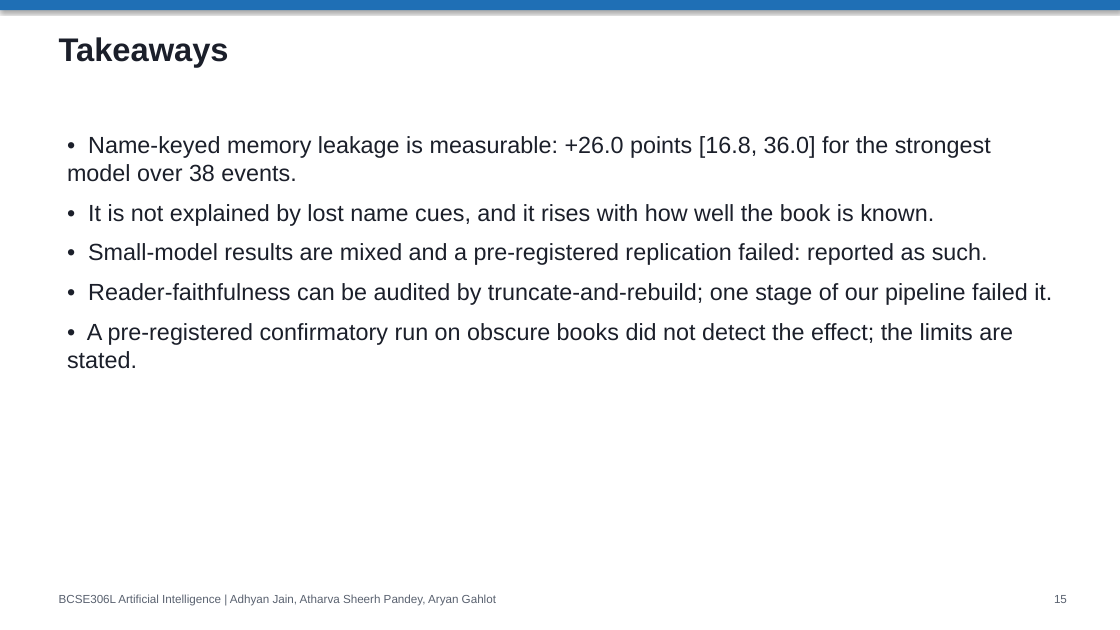
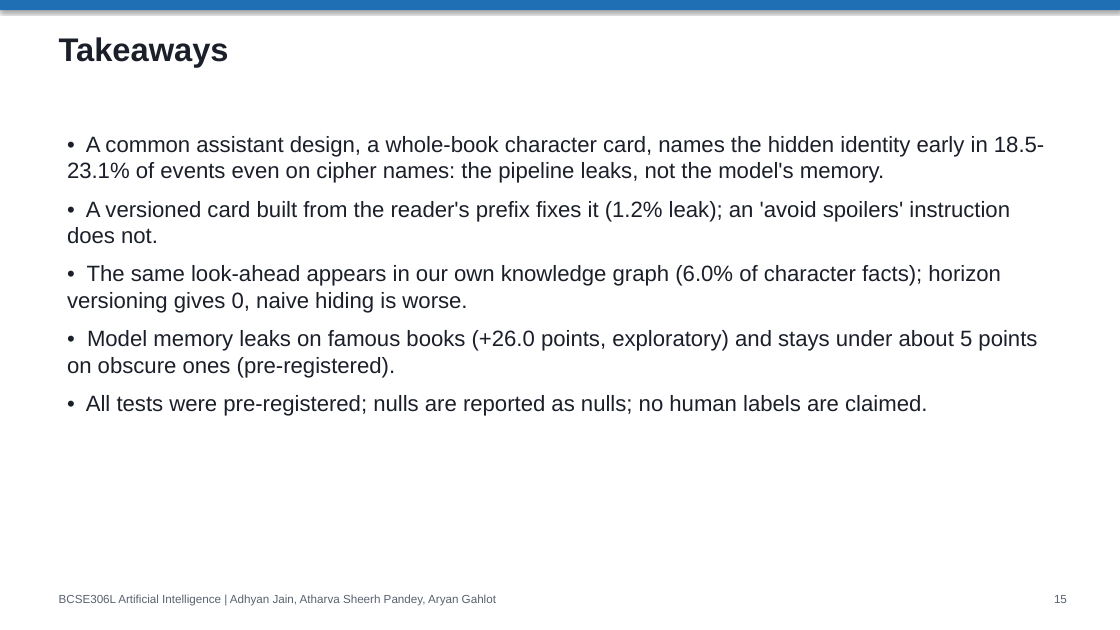
Before and after one commit to adhyan-jain/EchoTales, a slide deck: slide 15 of EchoTales_Research_Presentation.pptx. Drawn at 1120x630 pixels with LibreOffice and Linux fonts; fonts in the diff are those of the drawing. Boxes give left, top, right and bottom in pixels: in the first picture for what was removed or moved away, otherwise in the second. Text is boxed around its words. In the diff, an @@ line names an element or a change of style, - is before the commit and + after.

```diff
--- a/EchoTales_Research_Presentation.pptx
+++ b/EchoTales_Research_Presentation.pptx
@@ text at bbox=[67, 136, 1044, 416]: text changed; size 20 to 19 pt @@
-• Name-keyed memory leakage is measurable: +26.0 points [16.8, 36.0] for the strongest model over 38 events.
-• It is not explained by lost name cues, and it rises with how well the book is known.
-• Small-model results are mixed and a pre-registered replication failed: reported as such.
-• Reader-faithfulness can be audited by truncate-and-rebuild; one stage of our pipeline failed it.
-• A pre-registered confirmatory run on obscure books did not detect the effect; the limits are stated.
+• A common assistant design, a whole-book character card, names the hidden identity early in 18.5-23.1% of events even on cipher names: the pipeline leaks, not the model's memory.
+• A versioned card built from the reader's prefix fixes it (1.2% leak); an 'avoid spoilers' instruction does not.
+• The same look-ahead appears in our own knowledge graph (6.0% of character facts); horizon versioning gives 0, naive hiding is worse.
+• Model memory leaks on famous books (+26.0 points, exploratory) and stays under about 5 points on obscure ones (pre-registered).
+• All tests were pre-registered; nulls are reported as nulls; no human labels are claimed.
```
Also in this commit, not shown: 1 other slide changed, 21 other files.
